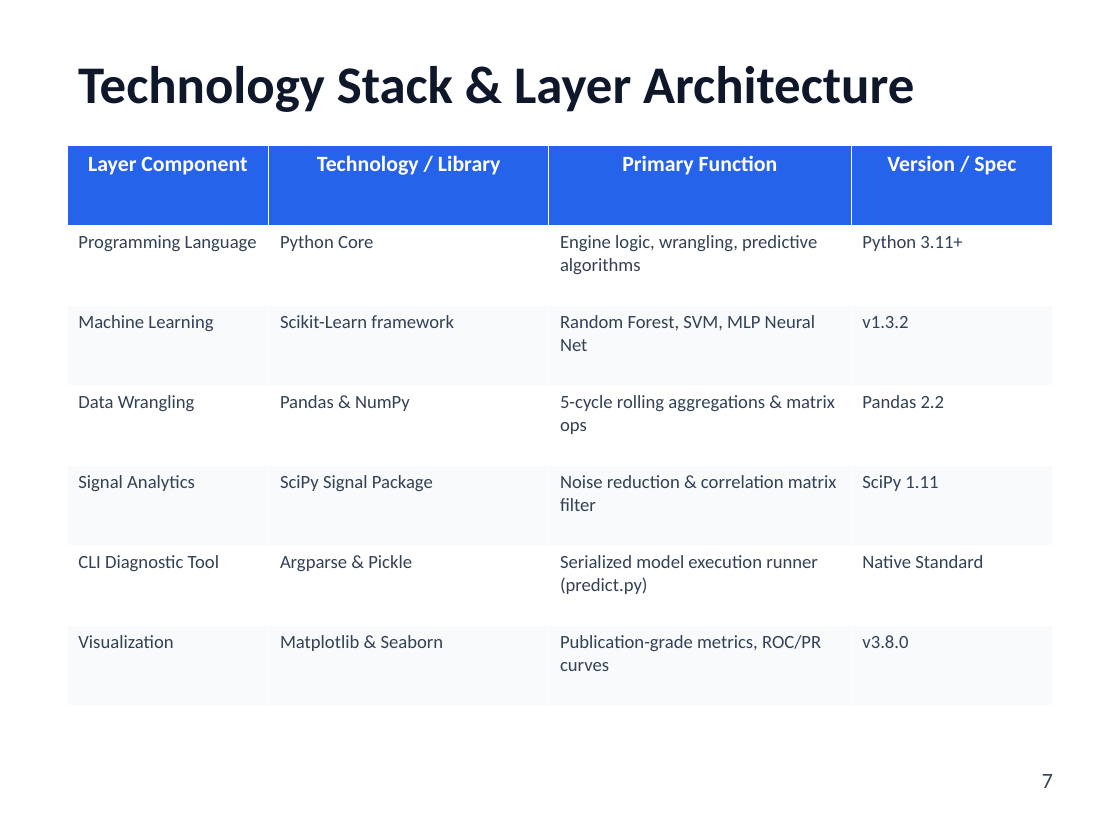
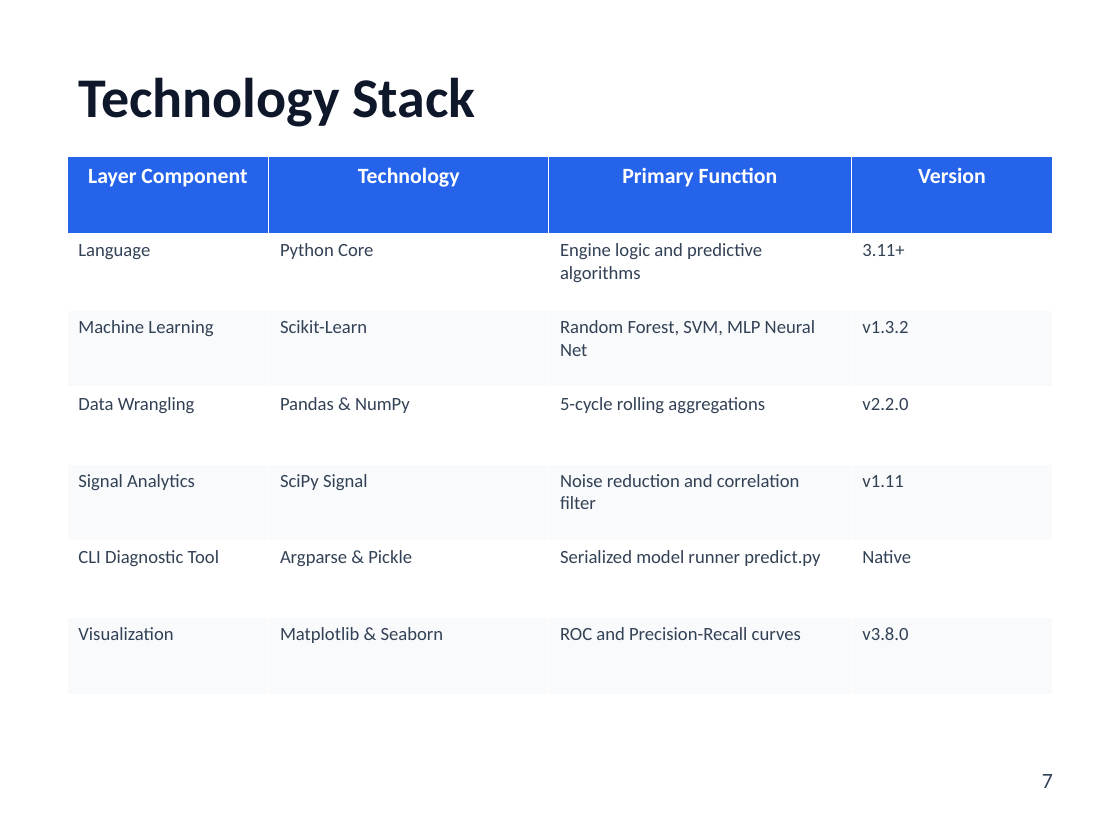
Before and after one commit to PiyushTiwari2051/Predictive-Master, a slide deck: slide 7 of Internship Presentation PPTs Template Final.pptx. Drawn at 1120x840 pixels with LibreOffice and Linux fonts; fonts in the diff are those of the drawing. Boxes give left, top, right and bottom in pixels: in the first picture for what was removed or moved away, otherwise in the second. Text is boxed around its words. In the diff, an @@ line names an element or a change of style, - is before the commit and + after.

Commit message:
Re-format presentation to ultra-clean Fortune 500 standard with 60%+ whitespace and max 10 words per bullet

```diff
--- a/Internship Presentation PPTs Template Final.pptx
+++ b/Internship Presentation PPTs Template Final.pptx
@@ text at (78, 77, 475, 127): text changed; size 34 to 36 pt @@
-Technology Stack & Layer Architecture
+Technology Stack
@@ table at (67, 157, 1053, 694) @@
-row 1, column 2: Technology / Library
+row 1, column 2: Technology
-row 1, column 4: Version / Spec
+row 1, column 4: Version
-row 2: Programming Language | Python Core | Engine logic, wrangling, predictive algorithms | Python 3.11+
+row 2: Language | Python Core | Engine logic and predictive algorithms | 3.11+
-row 3, column 2: Scikit-Learn framework
+row 3, column 2: Scikit-Learn
-row 4, column 3: 5-cycle rolling aggregations & matrix ops
+row 4, column 3: 5-cycle rolling aggregations
-row 4, column 4: Pandas 2.2
+row 4, column 4: v2.2.0
-row 5: Signal Analytics | SciPy Signal Package | Noise reduction & correlation matrix filter | SciPy 1.11
+row 5: Signal Analytics | SciPy Signal | Noise reduction and correlation filter | v1.11
-row 6, column 3: Serialized model execution runner (predict.py)
+row 6, column 3: Serialized model runner predict.py
-row 6, column 4: Native Standard
+row 6, column 4: Native
-row 7, column 3: Publication-grade metrics, ROC/PR curves
+row 7, column 3: ROC and Precision-Recall curves
@@ table: place and size @@
-table at (67, 146, 1053, 706)
+table at (67, 157, 1053, 694)
```
Also in this commit, not shown: 15 other slides changed, 1 other file.
